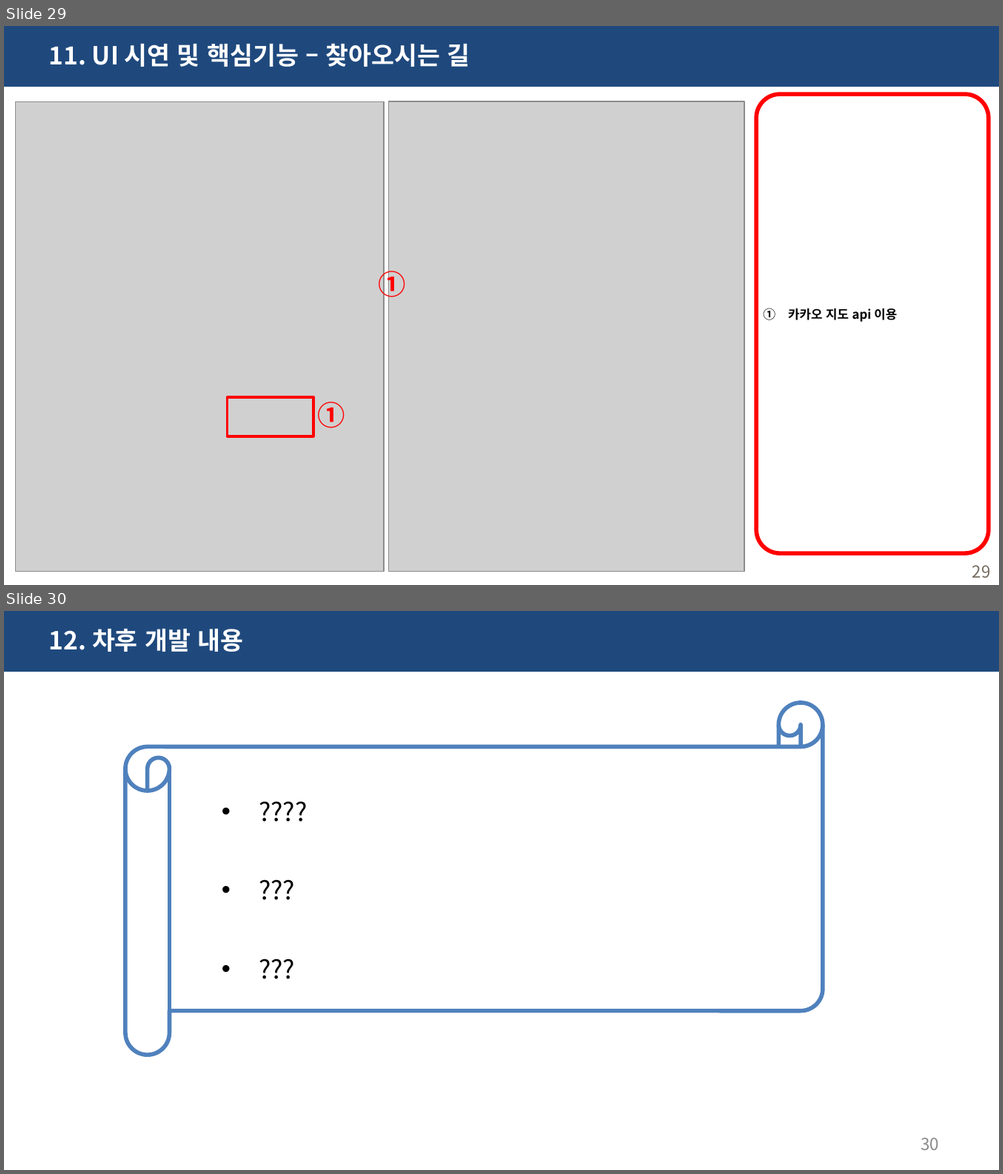
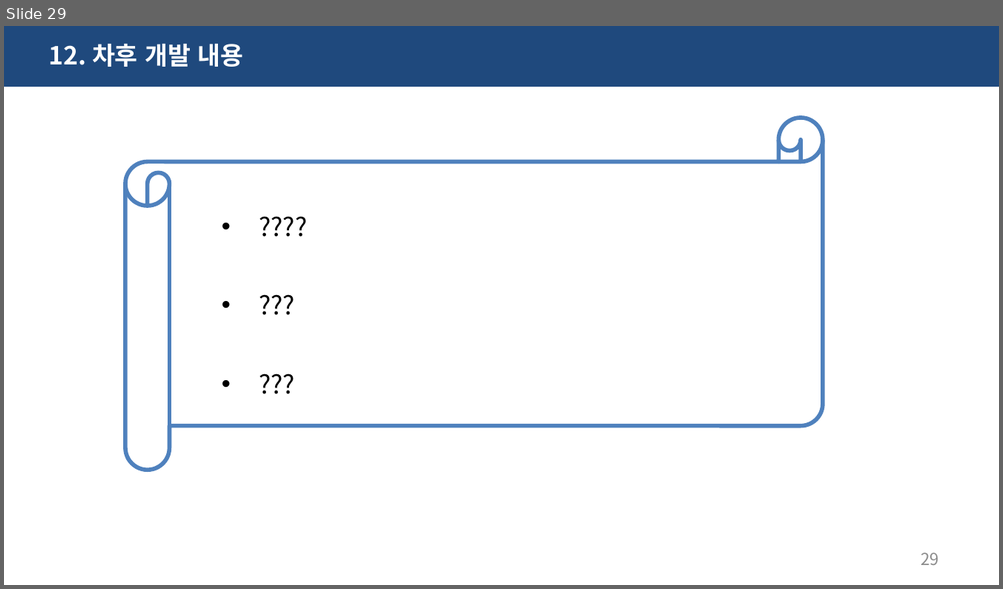
Before and after one commit to haryoung1/1st-dentalproject, a slide deck: 0317_치카치카치과.pptx. Shown one above the other, each under a label of ours: slides 29 and 30 before the commit, slide 29 after it. The pictures are 1003x1174 and 1003x589 pixels, drawn with LibreOffice and Linux fonts; fonts in the diff are those of the drawing; grey boxes stand for pictures. Boxes give left, top, right and bottom in pixels: in the first picture for what was removed or moved away, otherwise in the second. Text is boxed around its words. In the diff, an @@ line names an element or a change of style, - is before the commit and + after.

```diff
--- a/0317_치카치카치과.pptx
+++ b/0317_치카치카치과.pptx
@@ slide 29 removed at <box>4,26,999,585</box>, background #FFFFFF @@
@@ rectangle removed at <box>4,26,999,87</box> @@
@@ text removed at <box>49,43,470,67</box> @@
-11. UI 시연 및 핵심기능 – 찾아오시는 길
@@ picture removed at <box>16,102,384,572</box> @@
@@ picture removed at <box>389,101,744,572</box> @@
@@ rounded rectangle removed at <box>756,95,987,554</box> @@
-1. 카카오 지도 api 이용
@@ text removed at <box>378,266,405,302</box> @@
-①
@@ rectangle removed at <box>227,398,313,437</box> @@
@@ text removed at <box>317,402,344,429</box> @@
-①
@@ page number removed at <box>972,565,990,578</box> @@
-29
@@ what was slide 30 is now slide 29 @@
@@ page number at <box>920,553,939,565</box>: text changed @@
-30
+29
```
Also in this commit, not shown: 7 slides changed, 26 other files.
